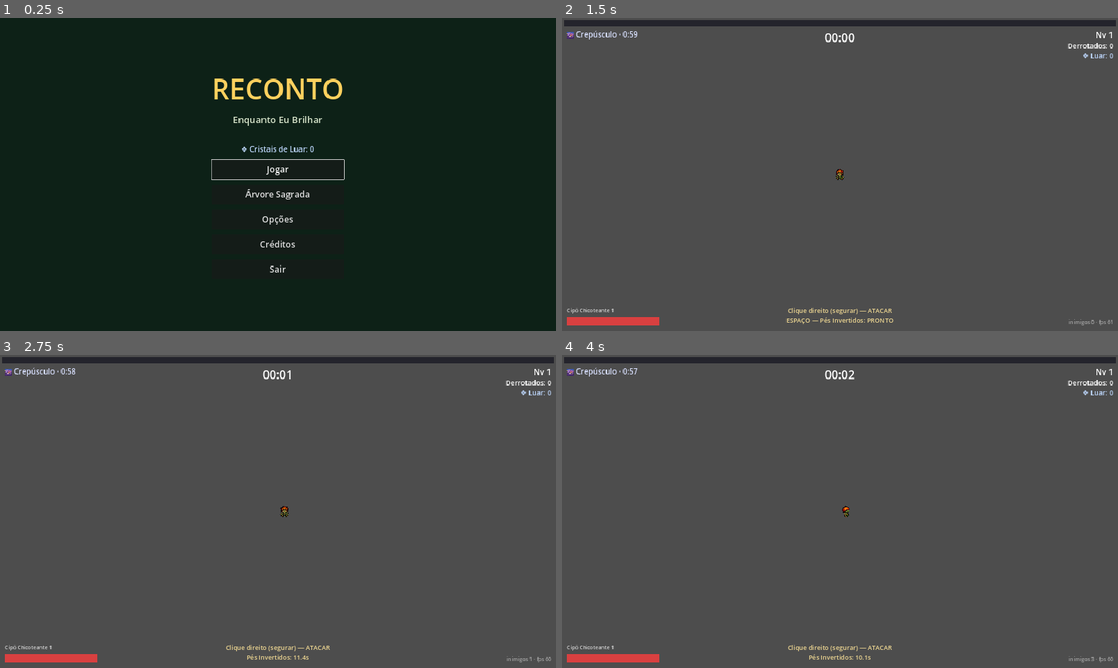
Above: before the commit, frames 1-4 (two rows, left to right).
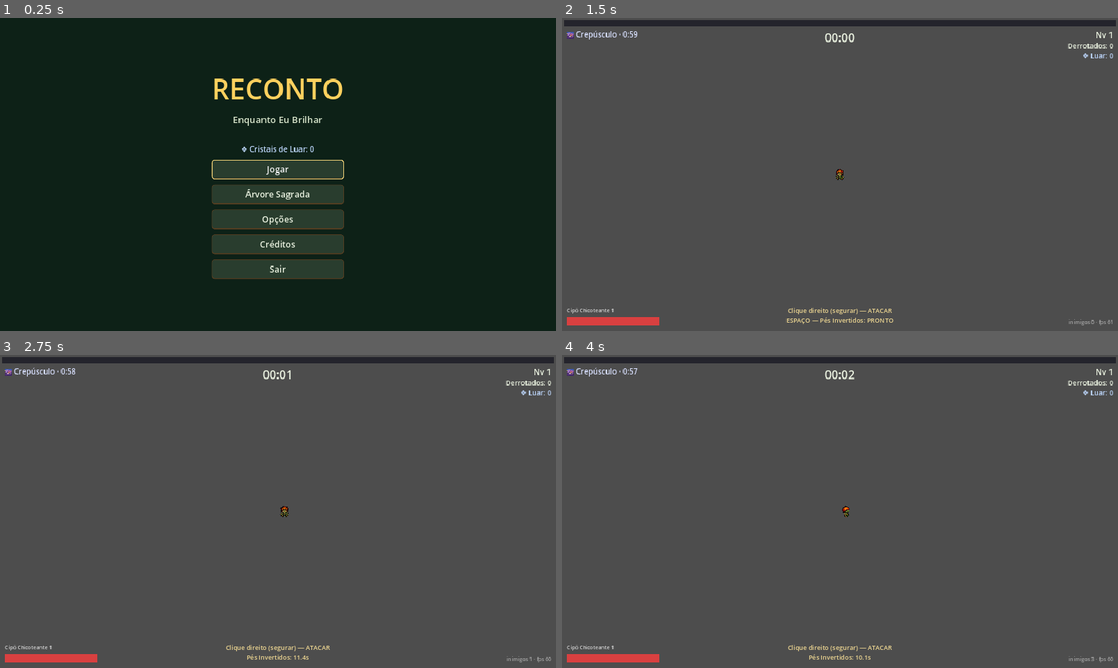
Above: after the commit, the same moments.

Repository: DevAndreNarcizo/RECONTO-While-I-Shine
Game: Godot game, scene res://scenes/Main.tscn
Same seed, same stepped clock (60 frames per second), same inputs: the game is played once before the commit and once after it.
Inputs (mouse positions are in pixels of both pictures, inside the frame that each line leads up to):
- Up to frame 1 (0.25 s): no input
- Up to frame 2 (1.5 s): click "Jogar" at 0.5 s; click "Começar a Noite" at 1.25 s
- Up to frame 3 (2.75 s): tap Enter at 2 s; move the mouse to (400, 495) at 2.02 s; hold D (move_right) from 2.03 s (still down); tap Space (ability) at 2.1 s; click (400, 495) at 2.17 s
- Up to frame 4 (4 s): move the mouse to (728, 527) at 2.77 s; release D (move_right) at 2.78 s; hold S (move_down) 2.78-3.53 s; right-click (728, 527) at 2.85 s; move the mouse to (895, 442) at 3.52 s; press the mouse at (895, 442) at 3.53 s; hold D (move_right) from 3.53 s (still down)

The runs differ from the first frame. In frame 1, 7.4% of the frame differs, in the area x 38-62%, y 45-84%; in frame 2, less than 0.1%; in frame 3, less than 0.1%; in frame 4, less than 0.1%.

Commit message:
feat: tema global de UI folclorico (madeira, dourado e verde-mata)
Theme aplicado ao projeto inteiro: botoes com cantos arredondados,
borda de madeira e destaque dourado no hover/foco; paineis com sombra e
moldura; barras de progresso e sliders estilizados. Deixa todas as
telas coesas e mais agradaveis sem depender de arte externa.

Co-Authored-By: Claude Fable 5 <noreply@anthropic.com>

Diff:
--- a/game/project.godot
+++ b/game/project.godot
@@ -24,6 +24,10 @@
 window/size/viewport_height=1080
 window/stretch/mode="canvas_items"
 window/stretch/aspect="expand"
+
+[gui]
+
+theme/custom="res://ui/theme.tres"
 
 [input]
 
--- /dev/null
+++ b/game/ui/theme.tres
@@ -0,0 +1,174 @@
+[gd_resource type="Theme" load_steps=12 format=3]
+
+[sub_resource type="StyleBoxFlat" id="btn_normal"]
+bg_color = Color(0.16, 0.24, 0.18, 1)
+border_width_left = 2
+border_width_top = 2
+border_width_right = 2
+border_width_bottom = 4
+border_color = Color(0.32, 0.24, 0.13, 1)
+corner_radius_top_left = 10
+corner_radius_top_right = 10
+corner_radius_bottom_right = 10
+corner_radius_bottom_left = 10
+content_margin_left = 16.0
+content_margin_top = 10.0
+content_margin_right = 16.0
+content_margin_bottom = 10.0
+
+[sub_resource type="StyleBoxFlat" id="btn_hover"]
+bg_color = Color(0.24, 0.35, 0.24, 1)
+border_width_left = 2
+border_width_top = 2
+border_width_right = 2
+border_width_bottom = 4
+border_color = Color(1, 0.82, 0.37, 1)
+corner_radius_top_left = 10
+corner_radius_top_right = 10
+corner_radius_bottom_right = 10
+corner_radius_bottom_left = 10
+content_margin_left = 16.0
+content_margin_top = 10.0
+content_margin_right = 16.0
+content_margin_bottom = 10.0
+
+[sub_resource type="StyleBoxFlat" id="btn_pressed"]
+bg_color = Color(0.12, 0.18, 0.13, 1)
+border_width_left = 2
+border_width_top = 4
+border_width_right = 2
+border_width_bottom = 2
+border_color = Color(1, 0.82, 0.37, 1)
+corner_radius_top_left = 10
+corner_radius_top_right = 10
+corner_radius_bottom_right = 10
+corner_radius_bottom_left = 10
+content_margin_left = 16.0
+content_margin_top = 10.0
+content_margin_right = 16.0
+content_margin_bottom = 10.0
+
+[sub_resource type="StyleBoxFlat" id="btn_disabled"]
+bg_color = Color(0.14, 0.16, 0.15, 0.6)
+border_width_left = 2
+border_width_top = 2
+border_width_right = 2
+border_width_bottom = 4
+border_color = Color(0.22, 0.2, 0.16, 0.6)
+corner_radius_top_left = 10
+corner_radius_top_right = 10
+corner_radius_bottom_right = 10
+corner_radius_bottom_left = 10
+content_margin_left = 16.0
+content_margin_top = 10.0
+content_margin_right = 16.0
+content_margin_bottom = 10.0
+
+[sub_resource type="StyleBoxFlat" id="btn_focus"]
+bg_color = Color(0.24, 0.35, 0.24, 0)
+border_width_left = 3
+border_width_top = 3
+border_width_right = 3
+border_width_bottom = 3
+border_color = Color(1, 0.88, 0.5, 0.9)
+corner_radius_top_left = 10
+corner_radius_top_right = 10
+corner_radius_bottom_right = 10
+corner_radius_bottom_left = 10
+
+[sub_resource type="StyleBoxFlat" id="panel"]
+bg_color = Color(0.08, 0.12, 0.09, 0.94)
+border_width_left = 3
+border_width_top = 3
+border_width_right = 3
+border_width_bottom = 3
+border_color = Color(0.32, 0.24, 0.13, 1)
+corner_radius_top_left = 16
+corner_radius_top_right = 16
+corner_radius_bottom_right = 16
+corner_radius_bottom_left = 16
+content_margin_left = 32.0
+content_margin_top = 28.0
+content_margin_right = 32.0
+content_margin_bottom = 28.0
+shadow_color = Color(0, 0, 0, 0.5)
+shadow_size = 12
+
+[sub_resource type="StyleBoxFlat" id="bar_bg"]
+bg_color = Color(0.08, 0.09, 0.11, 0.85)
+border_width_left = 1
+border_width_top = 1
+border_width_right = 1
+border_width_bottom = 1
+border_color = Color(0.32, 0.24, 0.13, 0.8)
+corner_radius_top_left = 6
+corner_radius_top_right = 6
+corner_radius_bottom_right = 6
+corner_radius_bottom_left = 6
+
+[sub_resource type="StyleBoxFlat" id="bar_fill"]
+bg_color = Color(1, 0.82, 0.37, 1)
+corner_radius_top_left = 6
+corner_radius_top_right = 6
+corner_radius_bottom_right = 6
+corner_radius_bottom_left = 6
+
+[sub_resource type="StyleBoxFlat" id="opt_normal"]
+bg_color = Color(0.16, 0.24, 0.18, 1)
+border_width_left = 2
+border_width_top = 2
+border_width_right = 2
+border_width_bottom = 3
+border_color = Color(0.32, 0.24, 0.13, 1)
+corner_radius_top_left = 8
+corner_radius_top_right = 8
+corner_radius_bottom_right = 8
+corner_radius_bottom_left = 8
+content_margin_left = 12.0
+content_margin_top = 8.0
+content_margin_right = 12.0
+content_margin_bottom = 8.0
+
+[sub_resource type="StyleBoxFlat" id="slider_grabber"]
+bg_color = Color(1, 0.82, 0.37, 1)
+corner_radius_top_left = 8
+corner_radius_top_right = 8
+corner_radius_bottom_right = 8
+corner_radius_bottom_left = 8
+
+[sub_resource type="StyleBoxFlat" id="slider_bg"]
+bg_color = Color(0.08, 0.09, 0.11, 0.85)
+corner_radius_top_left = 4
+corner_radius_top_right = 4
+corner_radius_bottom_right = 4
+corner_radius_bottom_left = 4
+
+[resource]
+default_font_size = 22
+Button/colors/font_color = Color(0.92, 0.95, 0.88, 1)
+Button/colors/font_hover_color = Color(1, 0.92, 0.6, 1)
+Button/colors/font_pressed_color = Color(1, 0.82, 0.37, 1)
+Button/colors/font_disabled_color = Color(0.6, 0.62, 0.58, 0.6)
+Button/font_sizes/font_size = 24
+Button/styles/disabled = SubResource("btn_disabled")
+Button/styles/focus = SubResource("btn_focus")
+Button/styles/hover = SubResource("btn_hover")
+Button/styles/normal = SubResource("btn_normal")
+Button/styles/pressed = SubResource("btn_pressed")
+CheckButton/colors/font_color = Color(0.92, 0.95, 0.88, 1)
+CheckButton/colors/font_hover_color = Color(1, 0.92, 0.6, 1)
+CheckButton/font_sizes/font_size = 22
+Label/colors/font_color = Color(0.92, 0.95, 0.88, 1)
+Label/font_sizes/font_size = 22
+OptionButton/colors/font_color = Color(0.92, 0.95, 0.88, 1)
+OptionButton/styles/normal = SubResource("opt_normal")
+OptionButton/styles/hover = SubResource("btn_hover")
+OptionButton/styles/pressed = SubResource("btn_pressed")
+OptionButton/styles/focus = SubResource("btn_focus")
+PanelContainer/styles/panel = SubResource("panel")
+Panel/styles/panel = SubResource("panel")
+ProgressBar/styles/background = SubResource("bar_bg")
+ProgressBar/styles/fill = SubResource("bar_fill")
+HSlider/styles/grabber_area = SubResource("slider_grabber")
+HSlider/styles/grabber_area_highlight = SubResource("slider_grabber")
+HSlider/styles/slider = SubResource("slider_bg")
